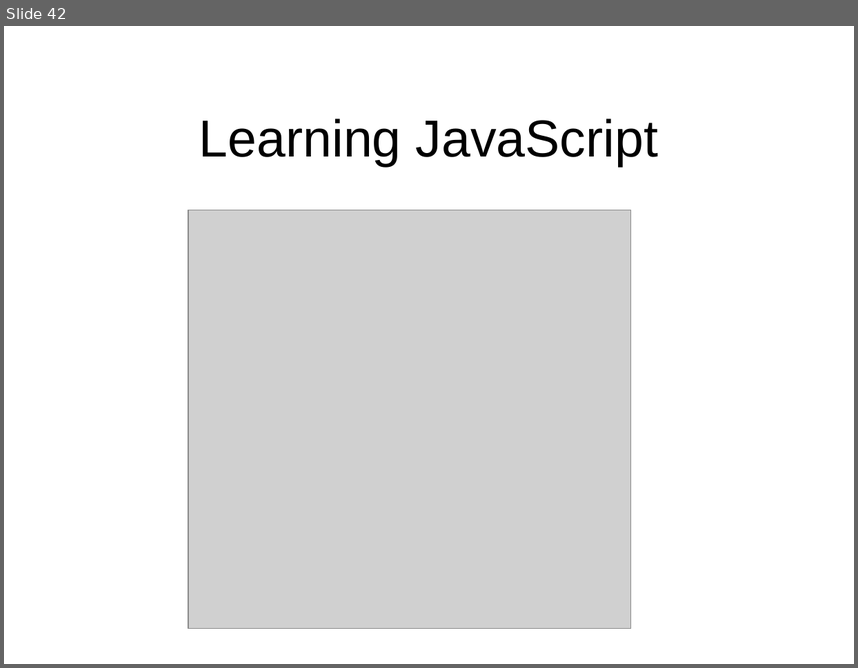
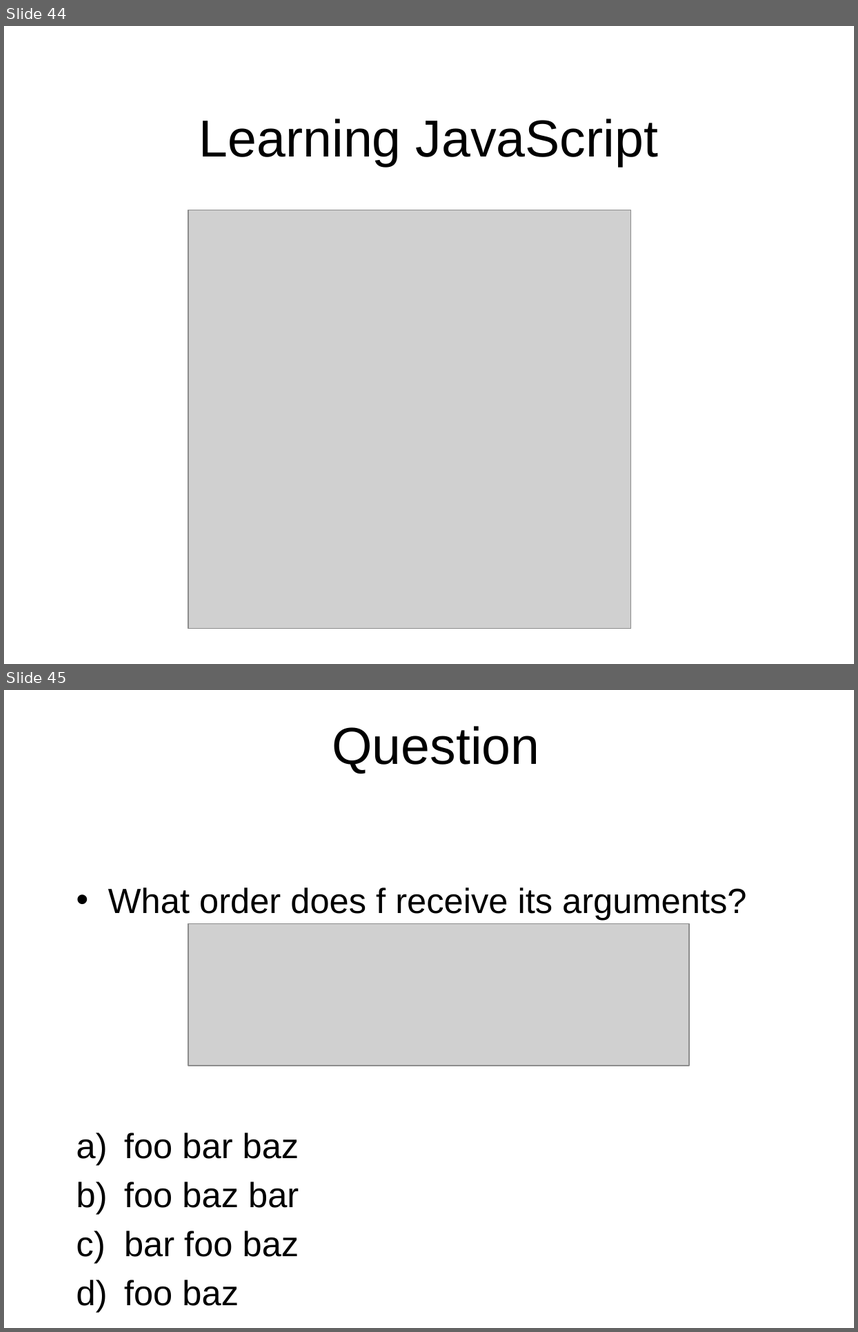
Before and after one commit to octaviordz/zjnu2017.github.io, a slide deck: WAD/lectures/100--Javascript.Syntax.pptx. Shown one above the other, each under a label of ours: slide 42 before the commit, slides 44 and 45 after it. The pictures are 858x668 and 858x1332 pixels, drawn with LibreOffice and Linux fonts; fonts in the diff are those of the drawing; grey boxes stand for pictures. Boxes give left, top, right and bottom in pixels: in the first picture for what was removed or moved away, otherwise in the second. Text is boxed around its words. In the diff, an @@ line names an element or a change of style, - is before the commit and + after.

```diff
--- a/WAD/lectures/100--Javascript.Syntax.pptx
+++ b/WAD/lectures/100--Javascript.Syntax.pptx
@@ slide 45 added at (x1=4, y1=690, x2=854, y2=1328), background #FFFFFF @@
@@ title added at (x1=332, y1=726, x2=539, y2=773), 44 pt, text #000000 @@
+Question
@@ text added at (x1=108, y1=887, x2=746, y2=1305), 29.6 pt, text #000000 @@
+• What order does f receive its arguments?
+a) foo bar baz
+b) foo baz bar
+c) bar foo baz
+d) foo baz
@@ picture added at (x1=188, y1=924, x2=689, y2=1066) @@
@@ what was slide 42 is now slide 44 @@
```
Also in this commit, not shown: 4 other slides added, 2 other files.
